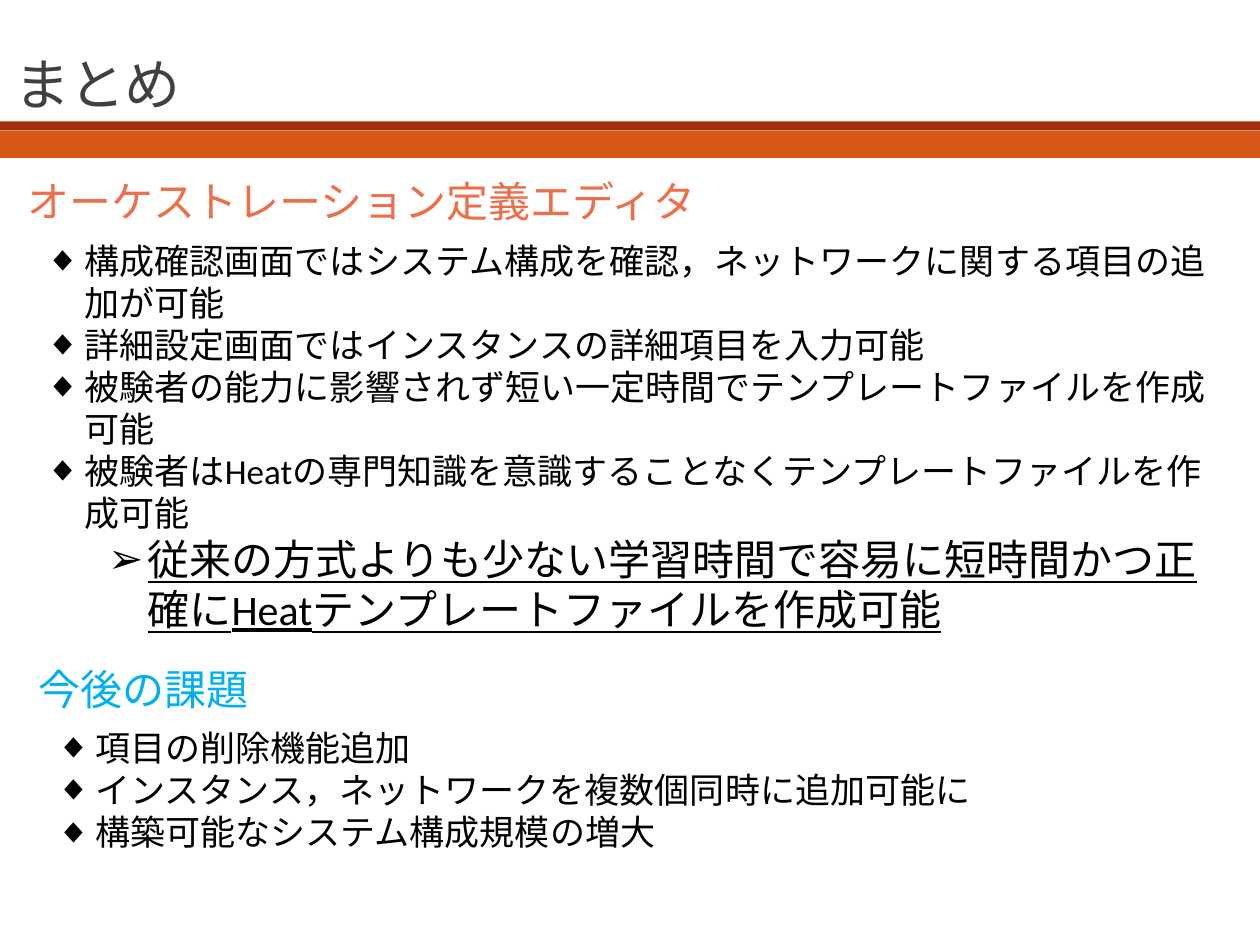
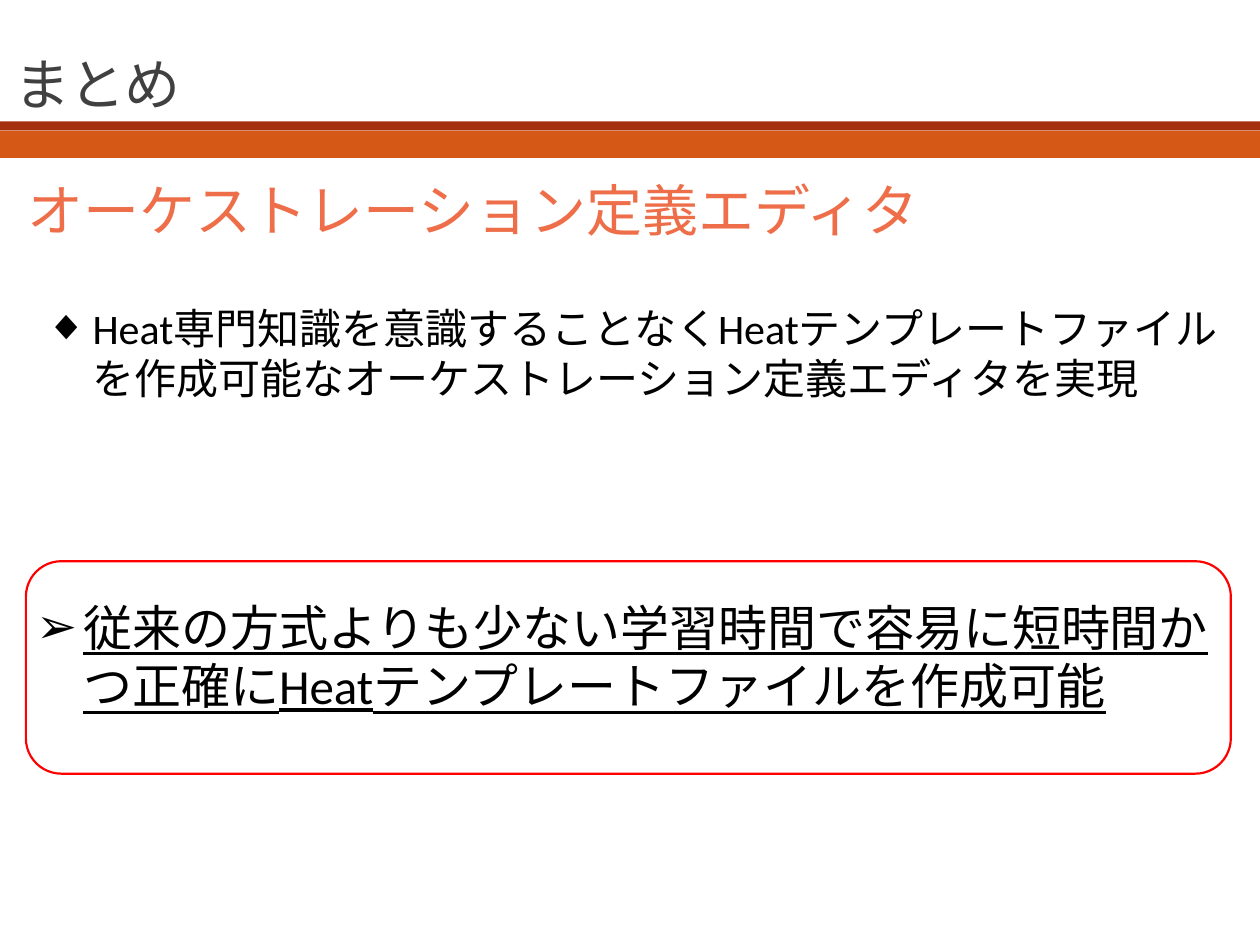
Before and after one commit to bokuhide/GUIToolCreate, a slide deck: slide 14 of 卒業論文本体/発表用スライド_川口.pptx (slide 13 before the commit). Drawn at 1260x945 pixels with LibreOffice and Linux fonts; fonts in the diff are those of the drawing. Boxes give left, top, right and bottom in pixels: in the first picture for what was removed or moved away, otherwise in the second. Text is boxed around its words. In the diff, an @@ line names an element or a change of style, - is before the commit and + after.

```diff
--- a/卒業論文本体/発表用スライド_川口.pptx
+++ b/卒業論文本体/発表用スライド_川口.pptx
@@ text "オーケストレーション定義エディタ" at (27, 183, 918, 236): size 24 to 32 pt @@
@@ text at (85, 244, 1206, 583): text changed; size 20 to 24 pt @@
-◆ 構成確認画面ではシステム構成を確認，ネットワークに関する項目の追加が可能
-◆ 詳細設定画面ではインスタンスの詳細項目を入力可能
-◆ 被験者の能力に影響されず短い一定時間でテンプレートファイルを作成可能
-◆ 被験者はHeatの専門知識を意識することなくテンプレートファイルを作成可能
-  ➢ 従来の方式よりも少ない学習時間で容易に短時間かつ正確にHeatテンプレートファイルを作成可能
+◆ Heat専門知識を意識することなくHeatテンプレートファイルを作成可能なオーケストレーション定義エディタを実現
@@ rounded rectangle added at (26, 561, 1231, 774), outline #FF0000 1.25 pt @@
@@ text added at (83, 604, 1207, 714), 28 pt, text #000000, underline @@
+  ➢ 従来の方式よりも少ない学習時間で容易に短時間かつ正確にHeatテンプレートファイルを作成可能
@@ text removed at (38, 669, 248, 709) @@
-今後の課題
@@ text removed at (95, 731, 970, 848) @@
-◆ 項目の削除機能追加
-◆ インスタンス，ネットワークを複数個同時に追加可能に
-◆ 構築可能なシステム構成規模の増大
```
Also in this commit, not shown: 10 other slides changed, 2 slides added, 1 slide removed, 5 other files.
